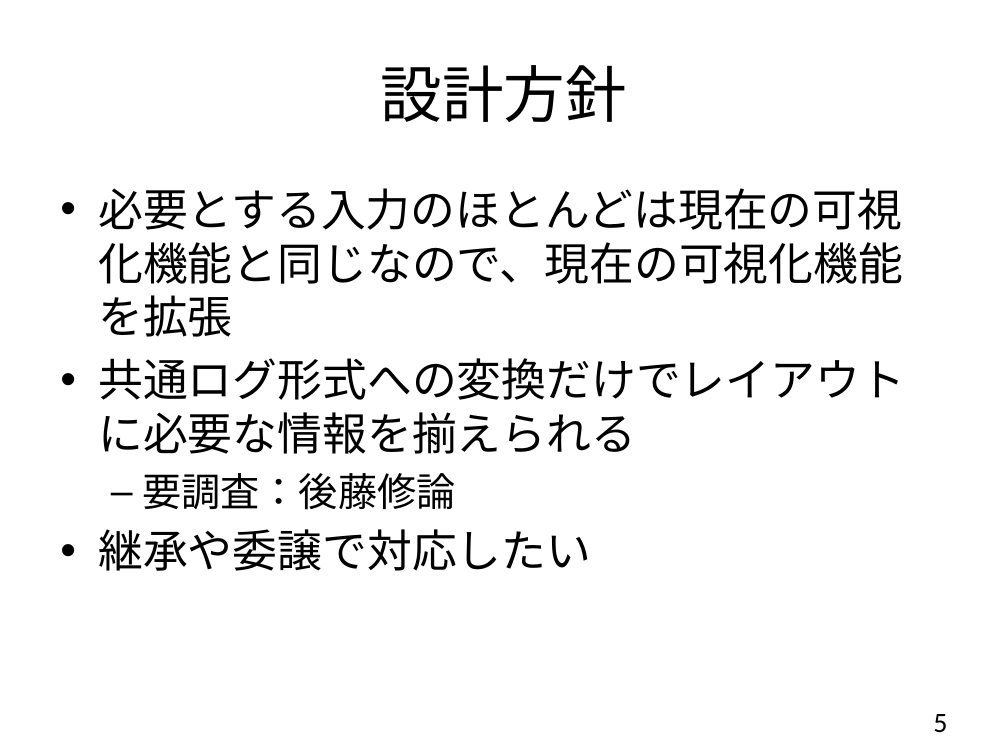
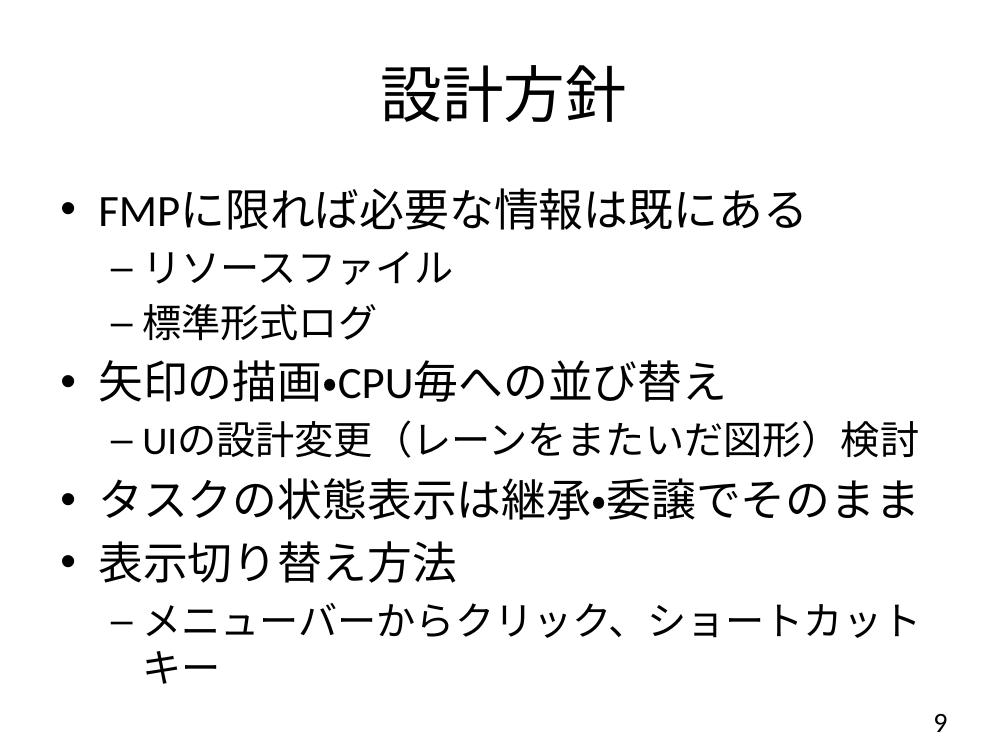
Before and after one commit to YixiaoLi/tlv4mc, a slide deck: slide 9 of doc/phase3/外部仕様書/task_per_cpu.pptx (slide 5 before the commit). Drawn at 1008x756 pixels with LibreOffice and Linux fonts; fonts in the diff are those of the drawing. Boxes give left, top, right and bottom in pixels: in the first picture for what was removed or moved away, otherwise in the second. Text is boxed around its words. In the diff, an @@ line names an element or a change of style, - is before the commit and + after.

```diff
--- a/doc/phase3/外部仕様書/task_per_cpu.pptx
+++ b/doc/phase3/外部仕様書/task_per_cpu.pptx
@@ text at (x1=98, y1=189, x2=921, y2=684): text changed @@
-• 必要とする入力のほとんどは現在の可視化機能と同じなので、現在の可視化機能を拡張
-• 共通ログ形式への変換だけでレイアウトに必要な情報を揃えられる
-  – 要調査：後藤修論
-• 継承や委譲で対応したい
+• FMPに限れば必要な情報は既にある
+  – リソースファイル
+  – 標準形式ログ
+• 矢印の描画・CPU毎への並び替え
+  – UIの設計変更（レーンをまたいだ図形）検討
+• タスクの状態表示は継承・委譲でそのまま
+• 表示切り替え方法
+  – メニューバーからクリック、ショートカットキー
@@ page number at (x1=933, y1=714, x2=947, y2=732): text changed @@
-5
+9
```
Also in this commit, not shown: 3 other slides changed, 5 slides added, 1 slide removed.
